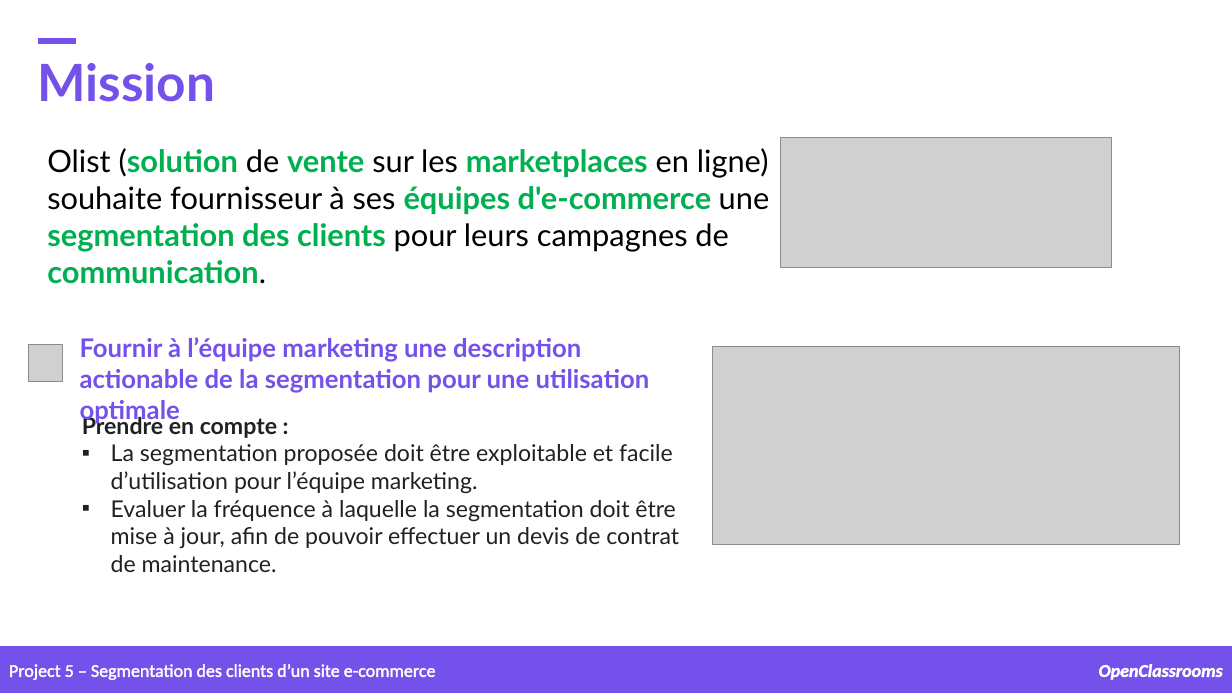
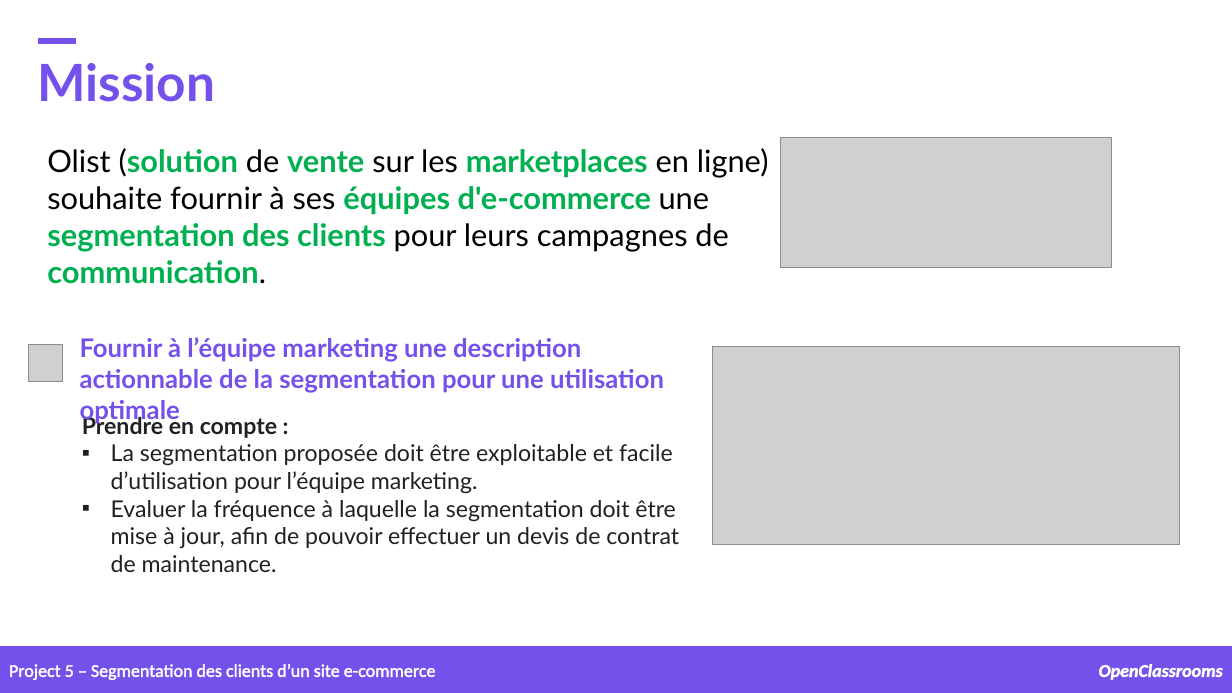
Before and after one commit to samirhinojosa/OC-P5-segment-customers-of-website, a slide deck: slide 4 of supports/P5_presentation v2.pptx. Drawn at 1232x693 pixels with LibreOffice and Linux fonts; fonts in the diff are those of the drawing; grey boxes stand for pictures; background and template pictures are left out. Boxes give left, top, right and bottom in pixels: in the first picture for what was removed or moved away, otherwise in the second. Text is boxed around its words. In the diff, an @@ line names an element or a change of style, - is before the commit and + after.

```diff
--- a/supports/P5_presentation v2.pptx
+++ b/supports/P5_presentation v2.pptx
@@ text at <box>47,148,769,284</box>: text changed @@
-Olist (solution de vente sur les marketplaces en ligne) souhaite fournisseur à ses équipes d'e-commerce une segmentation des clients pour leurs campagnes de communication.
+Olist (solution de vente sur les marketplaces en ligne) souhaite fournir à ses équipes d'e-commerce une segmentation des clients pour leurs campagnes de communication.
@@ text at <box>80,337,664,393</box>: text changed @@
-Fournir à l’équipe marketing une description actionable de la segmentation pour une utilisation optimale
+Fournir à l’équipe marketing une description actionnable de la segmentation pour une utilisation optimale
```
Also in this commit, not shown: 24 other slides changed, 1 slide added, 3 other files.
